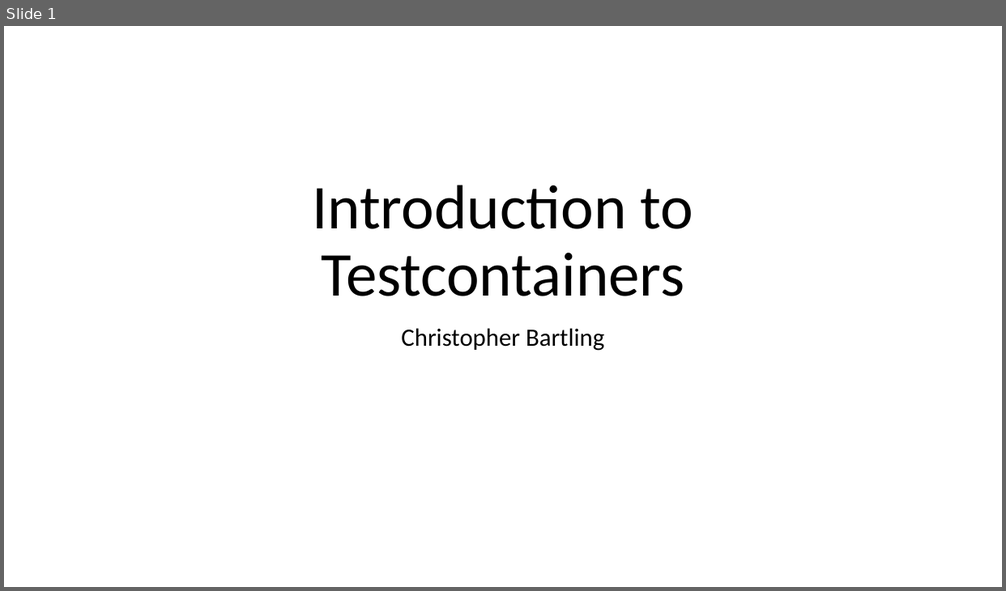
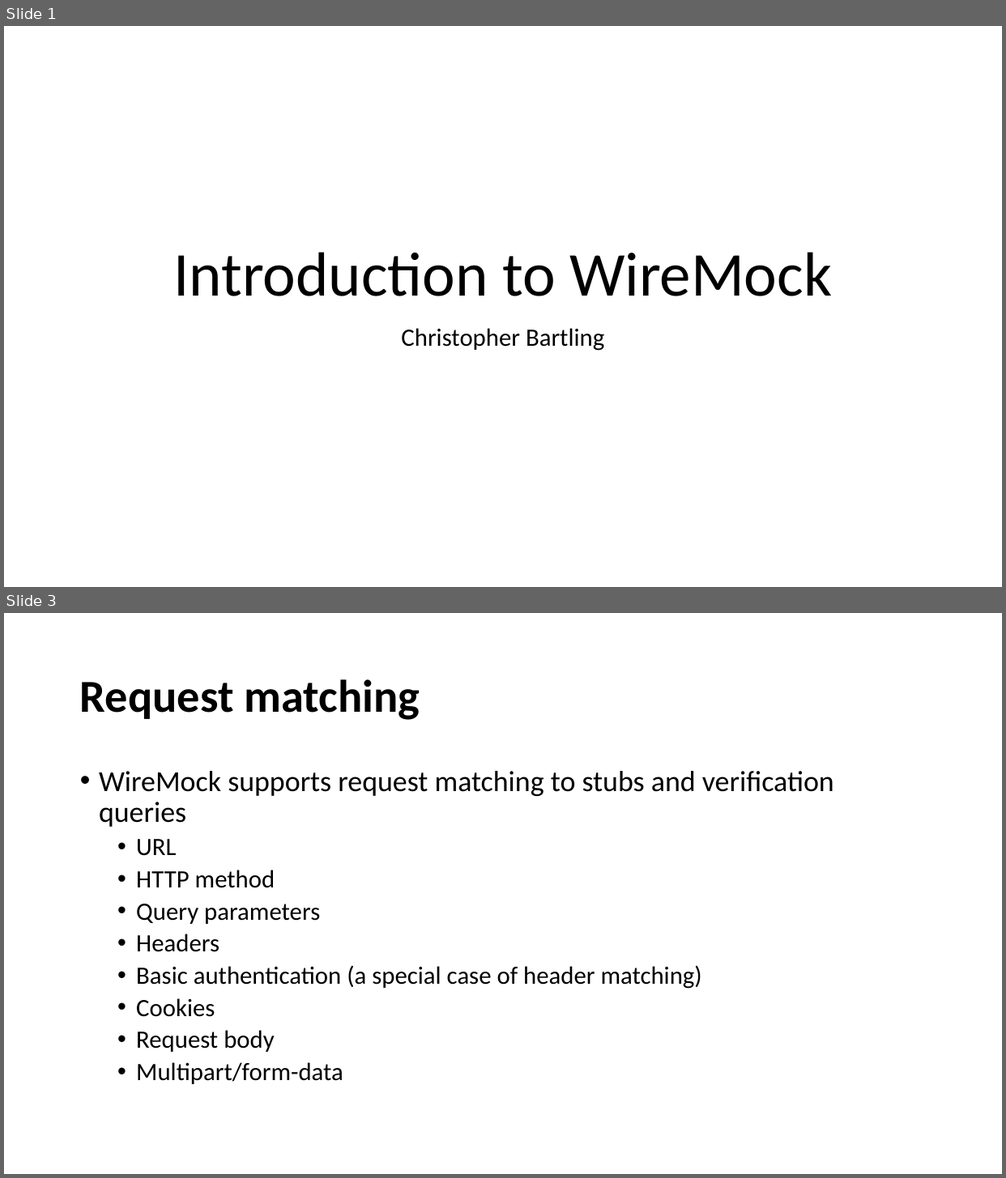
Before and after one commit to cebartling/test-driven, a slide deck: presentations/Introduction to WireMock.pptx. Shown one above the other, each under a label of ours: slide 1 before the commit, slides 1 and 3 after it; the slides between them are not shown. The pictures are 1006x591 and 1006x1178 pixels, drawn with LibreOffice and Linux fonts; fonts in the diff are those of the drawing. Boxes give left, top, right and bottom in pixels: in the first picture for what was removed or moved away, otherwise in the second. Text is boxed around its words. In the diff, an @@ line names an element or a change of style, - is before the commit and + after.

Commit message:
WireMock presentation updates

```diff
--- a/presentations/Introduction to WireMock.pptx
+++ b/presentations/Introduction to WireMock.pptx
@@ slide 3 added at (4, 613, 1002, 1174), background #FFFFFF @@
@@ title added at (80, 679, 420, 720), 44 pt, text #000000, bold @@
+Request matching
@@ text added at (99, 771, 834, 1084), 24 pt, text #000000 @@
+• WireMock supports request matching to stubs and verification queries
+  • URL
+  • HTTP method
+  • Query parameters
+  • Headers
+  • Basic authentication (a special case of header matching)
+  • Cookies
+  • Request body
+  • Multipart/form-data
@@ slide 1 changed as well @@
@@ title at (173, 252, 832, 297): text changed @@
-Introduction to Testcontainers
+Introduction to WireMock
```
Also in this commit, not shown: 3 other slides changed, 2 other slides added, 5 slides removed.
